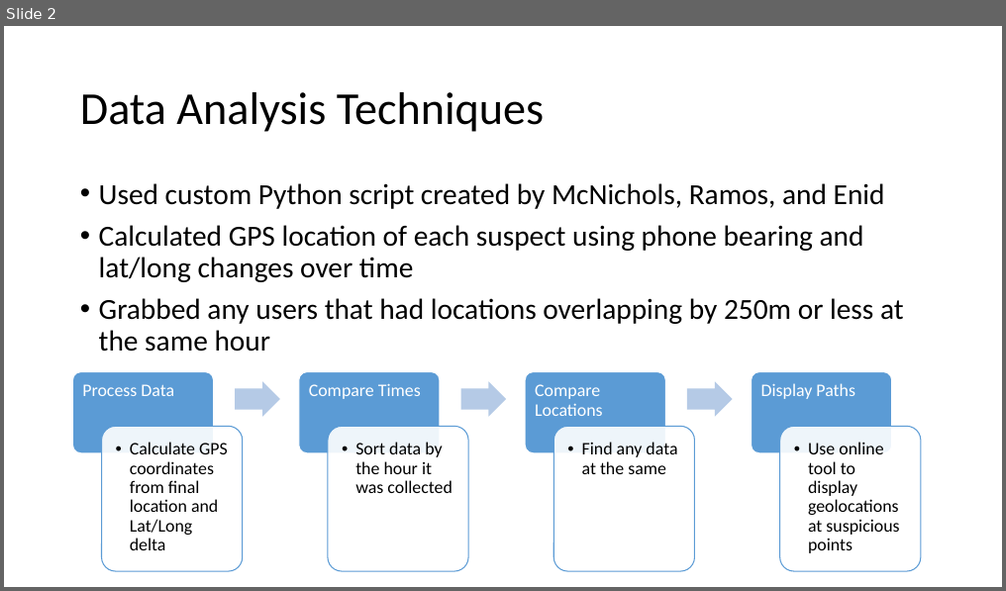
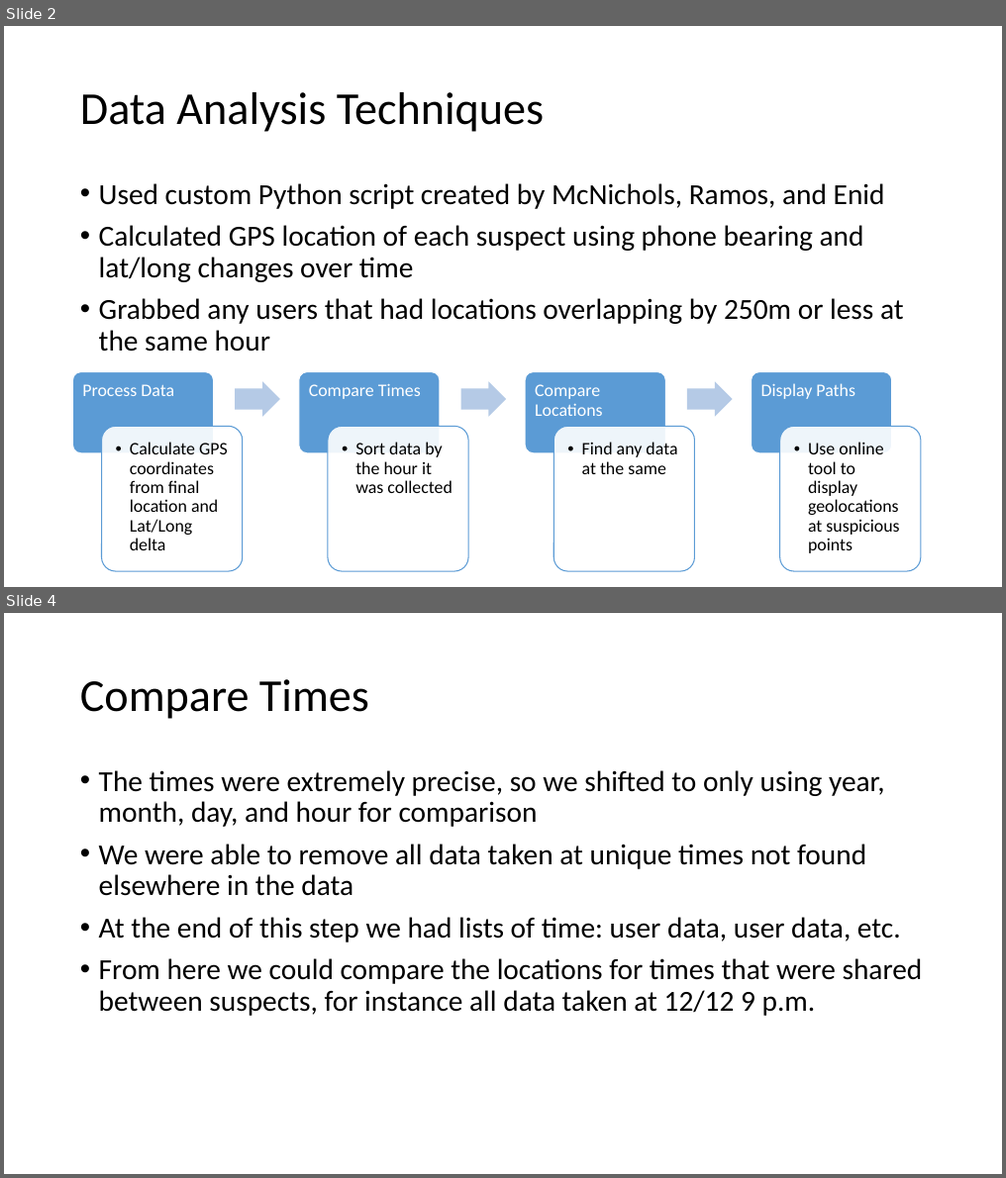
Before and after one commit to ian-mcnichols/CS_480, a slide deck: 480_HW1.pptx. Shown one above the other, each under a label of ours: slide 2 before the commit, slides 2 and 4 after it; the slides between them are not shown. The pictures are 1006x591 and 1006x1178 pixels, drawn with LibreOffice and Linux fonts; fonts in the diff are those of the drawing. Boxes give left, top, right and bottom in pixels: in the first picture for what was removed or moved away, otherwise in the second. Text is boxed around its words. In the diff, an @@ line names an element or a change of style, - is before the commit and + after.

```diff
--- a/480_HW1.pptx
+++ b/480_HW1.pptx
@@ slide 4 added at (4, 613, 1002, 1174), background #FFFFFF @@
@@ title added at (80, 679, 369, 719), 44 pt, text #000000 @@
+Compare Times
@@ text added at (99, 770, 923, 1016), 28 pt, text #000000 @@
+• The times were extremely precise, so we shifted to only using year, month, day, and hour for comparison
+• We were able to remove all data taken at unique times not found elsewhere in the data
+• At the end of this step we had lists of time: user data, user data, etc.
+• From here we could compare the locations for times that were shared between suspects, for instance all data taken at 12/12 9 p.m.
```
Also in this commit, not shown: 6 other slides added.
